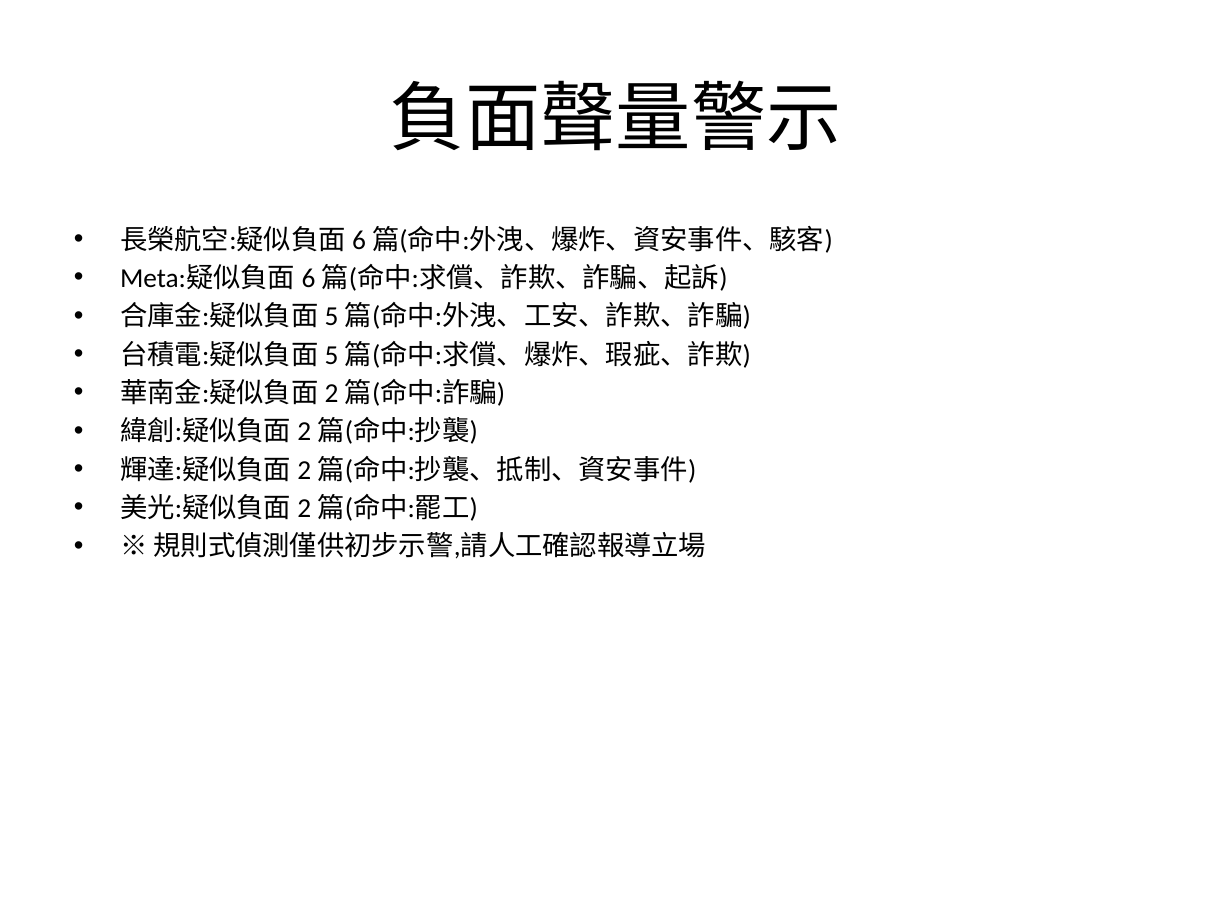
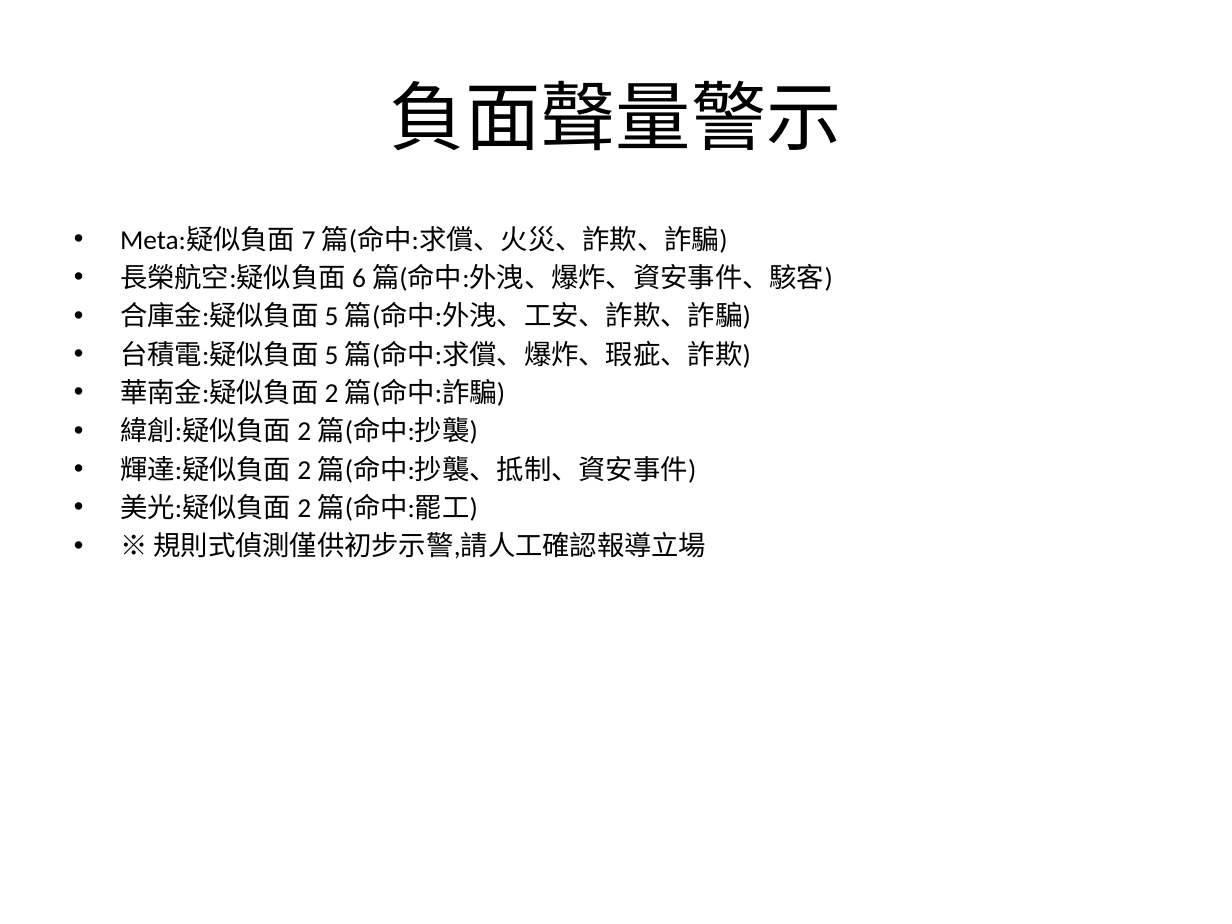
Before and after one commit to AndyChen825/industry-monitor, a slide deck: slide 6 of docs/reports/台灣產業趨勢監測週報_2026-09-14_2026-09-21.pptx. Drawn at 1232x924 pixels with LibreOffice and Linux fonts; fonts in the diff are those of the drawing. Boxes give left, top, right and bottom in pixels: in the first picture for what was removed or moved away, otherwise in the second. Text is boxed around its words. In the diff, an @@ line names an element or a change of style, - is before the commit and + after.

```diff
--- a/docs/reports/台灣產業趨勢監測週報_2026-09-14_2026-09-21.pptx
+++ b/docs/reports/台灣產業趨勢監測週報_2026-09-14_2026-09-21.pptx
@@ text at box(120, 226, 728, 253): paragraph added @@
+• Meta:疑似負面 7 篇(命中:求償、火災、詐欺、詐騙)
@@ text at box(120, 264, 728, 291): paragraph removed @@
-• Meta:疑似負面 6 篇(命中:求償、詐欺、詐騙、起訴)
```
Also in this commit, not shown: 5 other slides changed, 7 other files.
